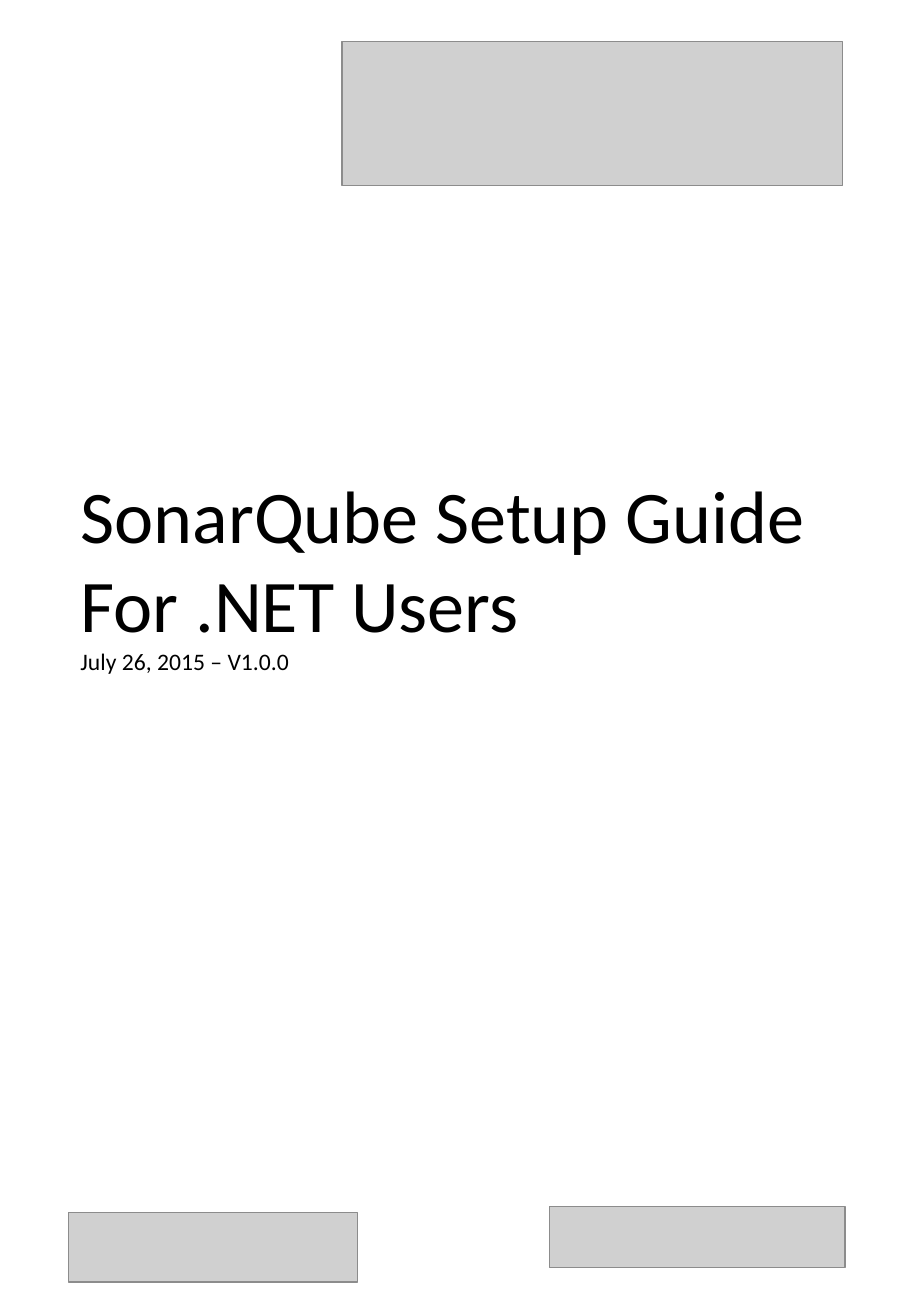
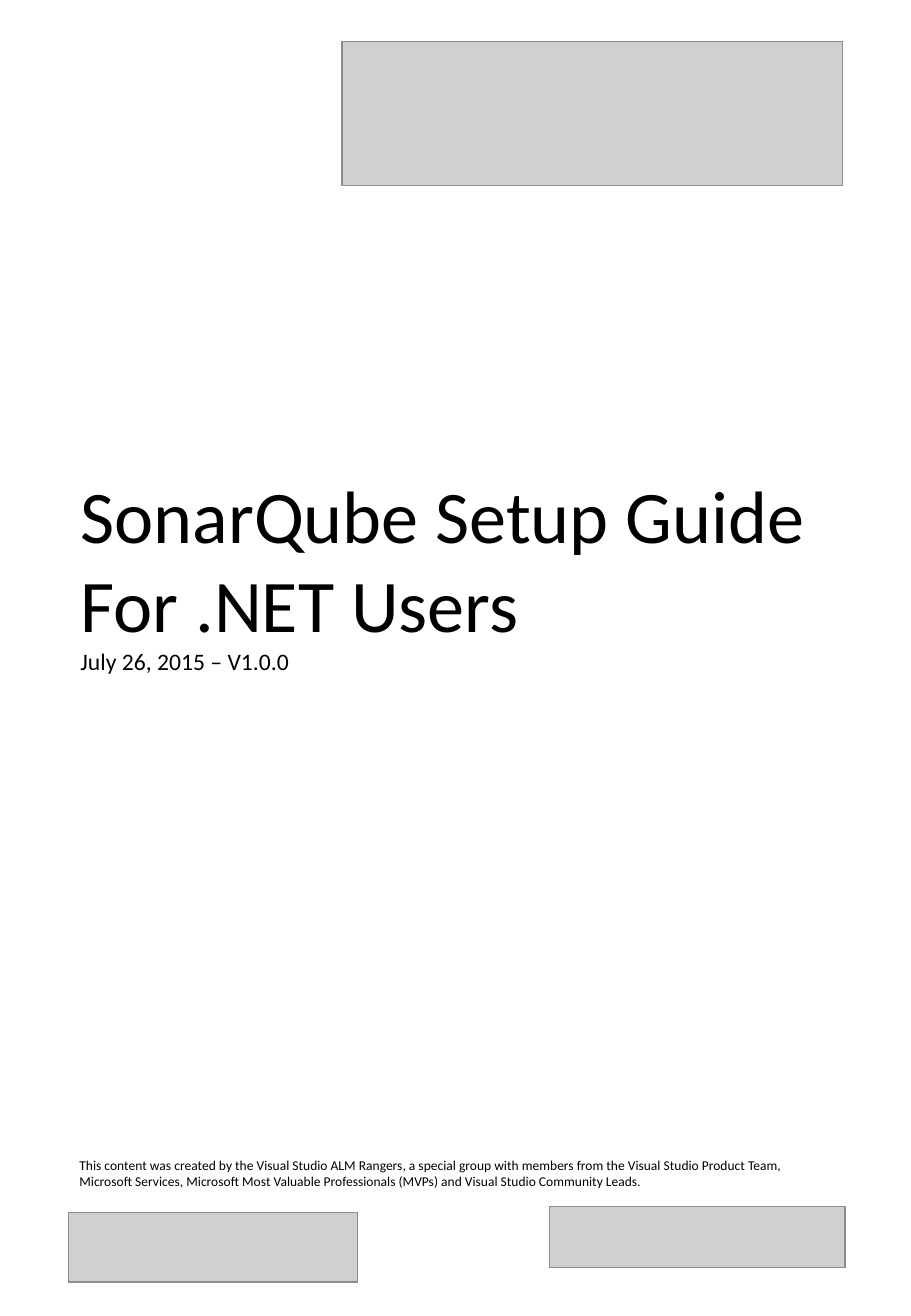
Before and after one commit to SonarSource/sonar-.net-documentation, a slide deck: slide 1 of cover.pptx. Drawn at 911x1316 pixels with LibreOffice and Linux fonts; fonts in the diff are those of the drawing; grey boxes stand for pictures. Boxes give left, top, right and bottom in pixels: in the first picture for what was removed or moved away, otherwise in the second. Text is boxed around its words. In the diff, an @@ line names an element or a change of style, - is before the commit and + after.

```diff
--- a/cover.pptx
+++ b/cover.pptx
@@ text added at <box>79,1160,781,1188</box>, 8 pt, text #000000 @@
+This content was created by the Visual Studio ALM Rangers, a special group with members from the Visual Studio Product Team, Microsoft Services, Microsoft Most Valuable Professionals (MVPs) and Visual Studio Community Leads.
```
Also in this commit, not shown: 4 other files.
